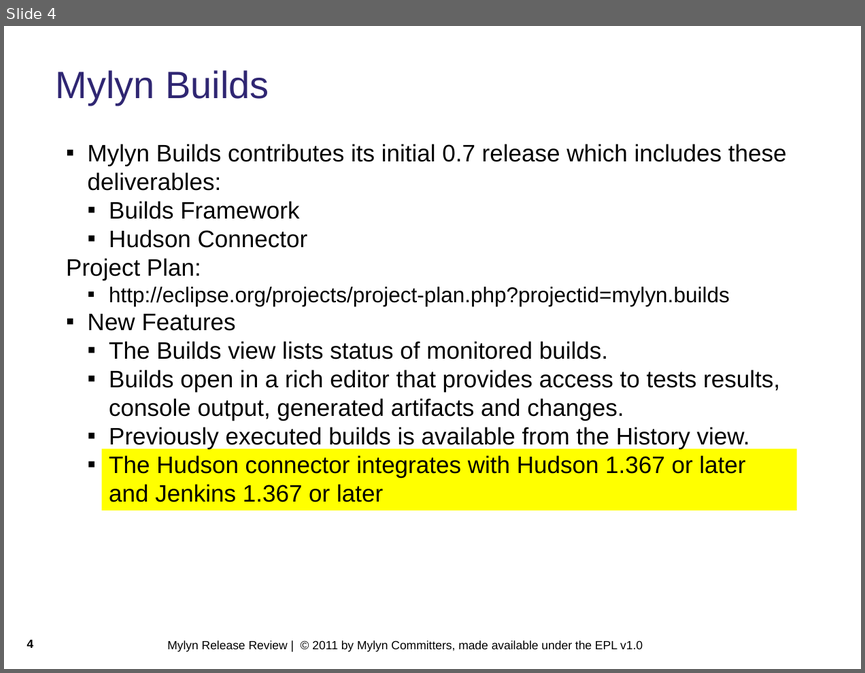
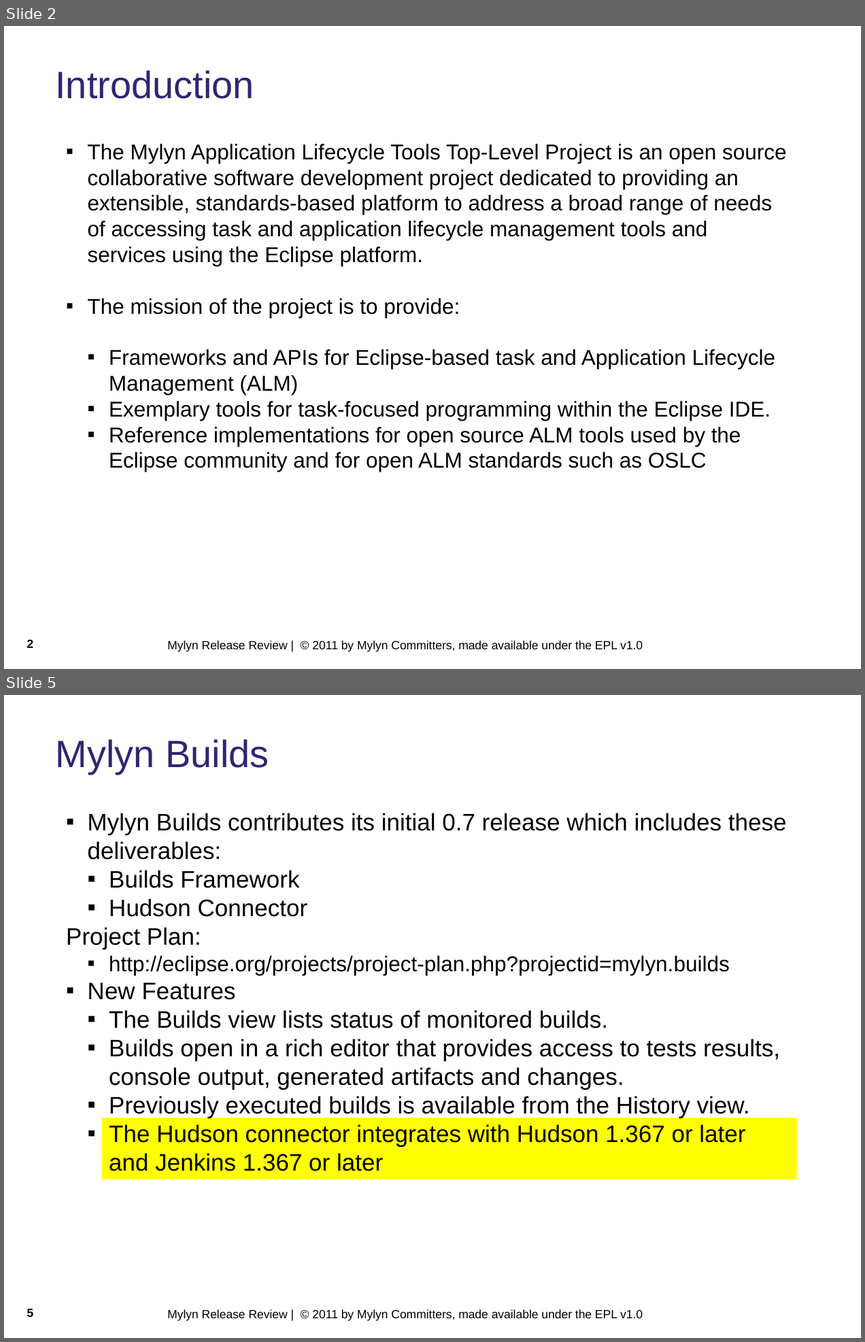
Before and after one commit to eclipse-mylyn/mylyn-website, a slide deck: publications/2011-03-mylyn-3.5-release-review.ppt. Shown one above the other, each under a label of ours: slide 4 before the commit, slides 2 and 5 after it; the slides between them are not shown. The pictures are 865x673 and 865x1342 pixels, drawn with LibreOffice and Linux fonts; fonts in the diff are those of the drawing; background and template pictures are left out. Boxes give left, top, right and bottom in pixels: in the first picture for what was removed or moved away, otherwise in the second. Text is boxed around its words. In the diff, an @@ line names an element or a change of style, - is before the commit and + after.

Commit message:
NEW - bug 317648: [release] plan Mylyn 3.5 release https://bugs.eclipse.org/bugs/show_bug.cgi?id=317648

```diff
--- a/publications/2011-03-mylyn-3.5-release-review.ppt
+++ b/publications/2011-03-mylyn-3.5-release-review.ppt
@@ slide 2 added at (x1=4, y1=26, x2=861, y2=669), background #FFFFFF; not listed: 1 template element that a slide beside it also shows @@
@@ text added at (x1=55, y1=70, x2=254, y2=99), 32 pt, text #2F2672 @@
+Introduction
@@ text added at (x1=88, y1=144, x2=786, y2=471), 18 pt, text #000000 @@
+▪ The Mylyn Application Lifecycle Tools Top-Level Project is an open source collaborative software development project dedicated to providing an extensible, standards-based platform to address a broad range of needs of accessing task and application lifecycle management tools and services using the Eclipse platform.
+▪ The mission of the project is to provide:
+  ▪ Frameworks and APIs for Eclipse-based task and Application Lifecycle Management (ALM)
+  ▪ Exemplary tools for task-focused programming within the Eclipse IDE.
+  ▪ Reference implementations for open source ALM tools used by the Eclipse community and for open ALM standards such as OSLC
@@ page number added at (x1=27, y1=639, x2=34, y2=648), 10 pt, text #000000, bold @@
+2
@@ what was slide 4 is now slide 5 @@
@@ page number at (x1=27, y1=1308, x2=34, y2=1317): text changed @@
-4
+5
```
Also in this commit, not shown: 3 slides changed, 2 other files.
